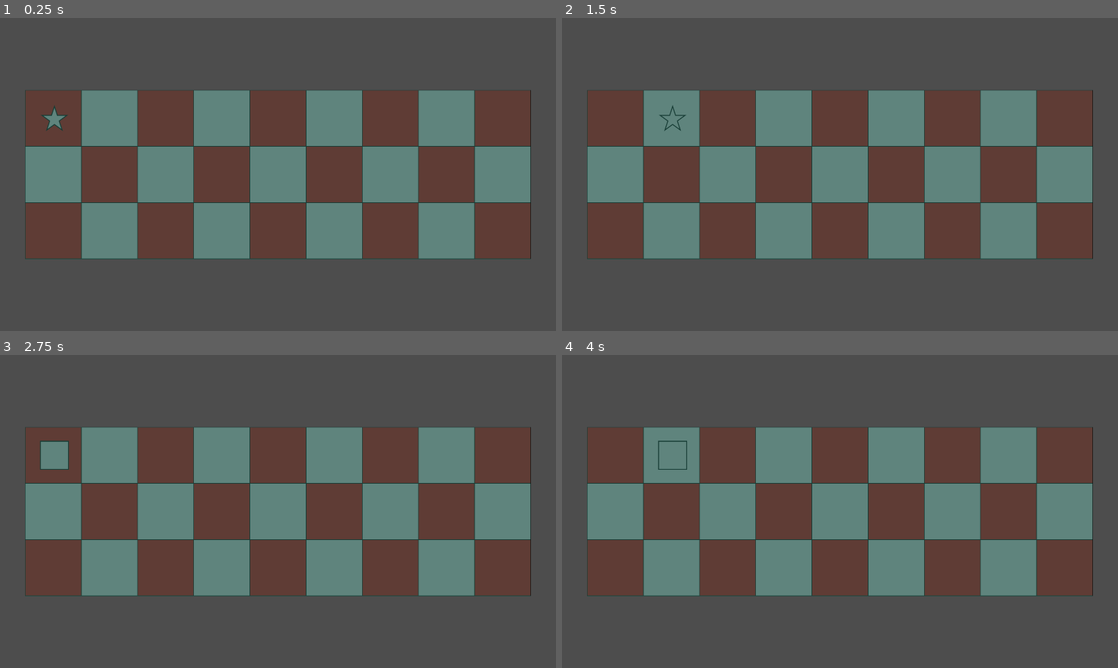
Above: before the commit, frames 1-4 (two rows, left to right).
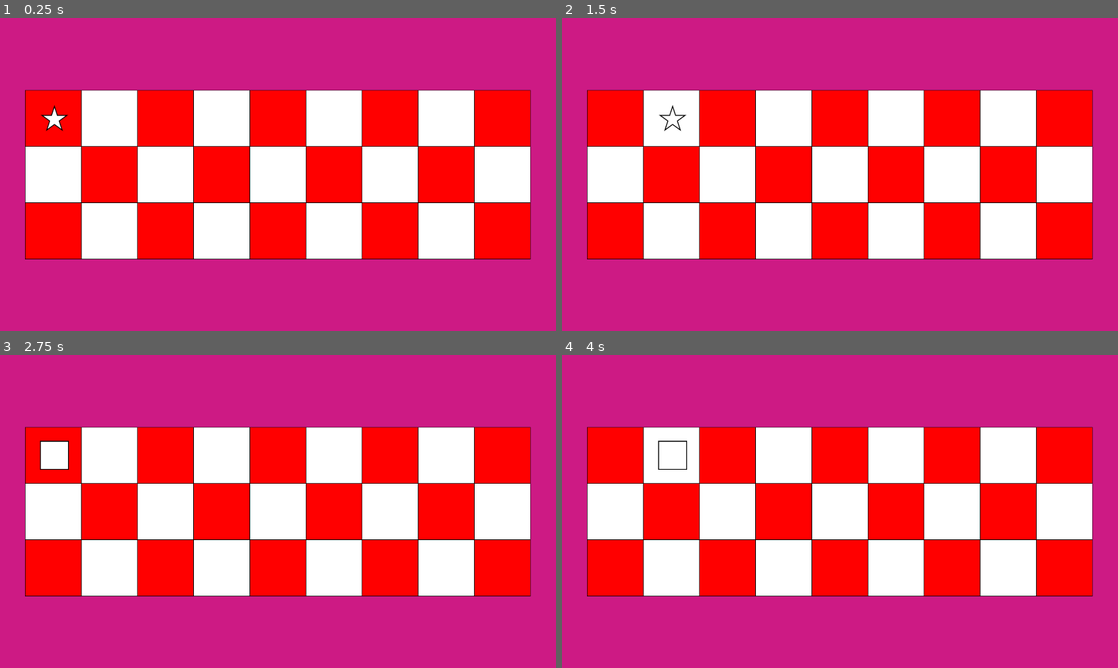
Above: after the commit, the same moments.

Repository: bezark/Street-Fight
Game: Godot game, scene res://street.tscn
Two runs of this game, one before a commit and one after it. Both use one fixed random seed, a clock stepped at 60 frames per second and the inputs below.
Inputs:
- Up to frame 1 (0.25 s): no input
- Up to frame 2 (1.5 s): tap Enter (ui_accept) at 0.5, 0.77, 1.25 s; hold Right (ui_right) from 0.53 s (still down); tap Up (Moving) at 0.6 s; tap A (circle) at 1.35 s
- Up to frame 3 (2.75 s): tap Enter (ui_accept) at 1.52, 2 s; release Right (ui_right) at 2.03 s; hold Left (ui_left) from 2.03 s (still down); hold D (square) from 2.03 s (still down)
- Up to frame 4 (4 s): tap Enter (ui_accept) at 2.75, 3.02, 3.5, 3.77 s; release Left (ui_left) at 2.78 s; release D (square) at 2.78 s; hold Right (ui_right) from 2.78 s (still down); tap F (star) at 2.85 s; hold S (triangle) from 3.53 s (still down)

The runs differ from the first frame. In frame 1, 100% of the frame differs, in the area x 0-100%, y 0-100%; in frame 2, 100%; in frame 3, 100%; in frame 4, 100%.

Commit message:
Pink
it pink now

Diff:
--- a/street.tscn
+++ b/street.tscn
@@ -6,15 +6,23 @@
 [node name="Street" type="Node2D"]
 position = Vector2(87, 249)
 
+[node name="ColorRect2" type="ColorRect" parent="."]
+offset_left = -87.0
+offset_top = -249.0
+offset_right = 1833.0
+offset_bottom = 831.0
+color = Color(1, 0.0235294, 0.603922, 0.717647)
+
 [node name="Background" type="Sprite2D" parent="."]
-position = Vector2(873, 291)
-scale = Vector2(1, 0.999074)
+position = Vector2(872.5, 291.635)
+scale = Vector2(0.999427, 1.00126)
 texture = ExtResource("1_irwmb")
+
+[node name="ColorRect" type="ColorRect" parent="."]
+visible = false
+offset_right = 1745.0
+offset_bottom = 583.0
+color = Color(0.12549, 0.329412, 0.290196, 0.717647)
 
 [node name="Player" parent="." instance=ExtResource("2_rpp3x")]
 position = Vector2(1, 1)
-
-[node name="ColorRect" type="ColorRect" parent="."]
-offset_right = 1745.0
-offset_bottom = 583.0
-color = Color(0.12549, 0.329412, 0.290196, 0.717647)
